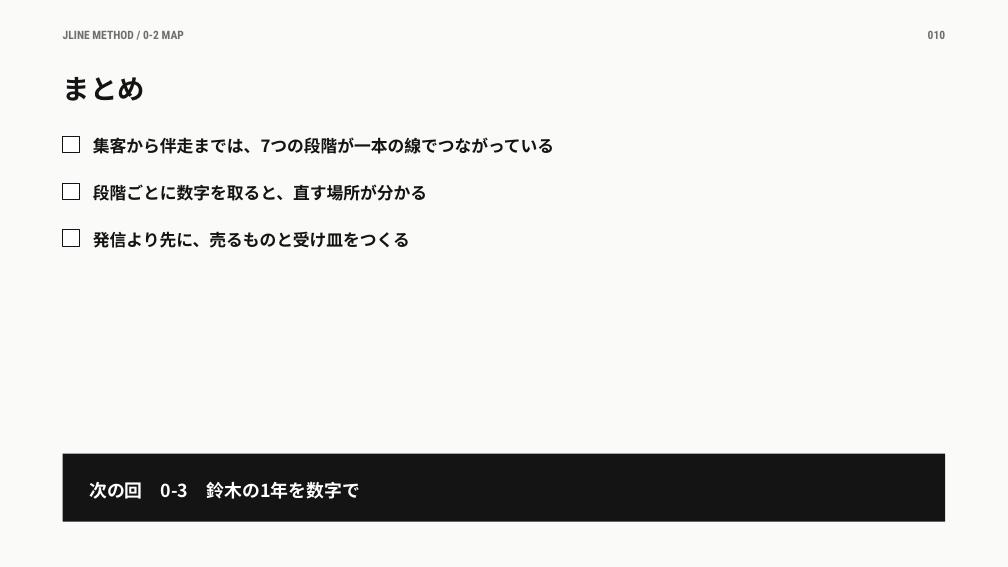
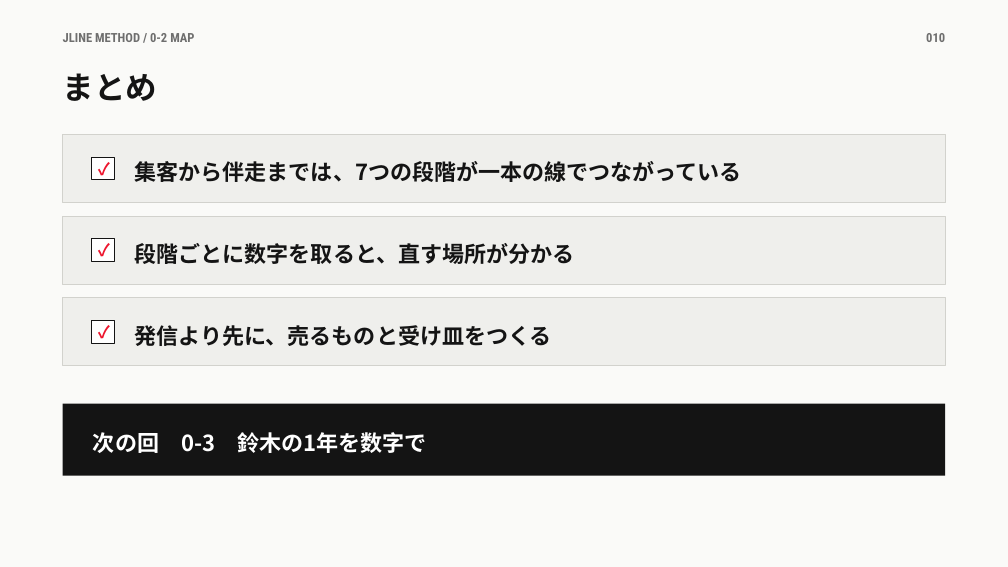
Before and after one commit to takafumisuzuki1117-sys/takafumi_suzuki, a slide deck: slide 10 of JLINEメソッド/教材/0章/0-2_全体の地図.pptx. Drawn at 1008x567 pixels with LibreOffice and Linux fonts; fonts in the diff are those of the drawing. Boxes give left, top, right and bottom in pixels: in the first picture for what was removed or moved away, otherwise in the second. Text is boxed around its words. In the diff, an @@ line names an element or a change of style, - is before the commit and + after.

```diff
--- a/JLINEメソッド/教材/0章/0-2_全体の地図.pptx
+++ b/JLINEメソッド/教材/0章/0-2_全体の地図.pptx
@@ text "JLINE METHOD / 0-2 MAP" at [63,33,194,42]: size 11 to 12 pt @@
@@ text "010" at [926,33,945,42]: size 11 to 12 pt @@
@@ text "まとめ" at [63,73,157,101]: size 26 to 30 pt; line spacing 1.25 to 1.2 @@
@@ rectangle removed at [63,136,79,153] @@
@@ rectangle added at [63,135,945,203], fill #EFEFEC, outline #D2D2CD 0.75 pt @@
@@ text "集客から伴走までは、7つの段階が一本の線でつながっている": place and size @@
-text "集客から伴走までは、7つの段階が一本の線でつながっている" at [93,137,554,154]
+text "集客から伴走までは、7つの段階が一本の線でつながっている" at [135,161,742,182]
@@ rectangle: place and size @@
-rectangle at [63,183,79,200]
+rectangle at [91,157,114,180]
@@ text added at [95,154,113,184], 16 pt, text #ED142C, bold @@
+✓
@@ rectangle added at [63,216,945,284], fill #EFEFEC, outline #D2D2CD 0.75 pt @@
@@ rectangle: place and size @@
-rectangle at [63,230,79,247]
+rectangle at [91,239,114,262]
@@ text added at [95,235,113,265], 16 pt, text #ED142C, bold @@
+✓
@@ text "段階ごとに数字を取ると、直す場所が分かる": place and size @@
-text "段階ごとに数字を取ると、直す場所が分かる" at [93,184,427,201]
+text "段階ごとに数字を取ると、直す場所が分かる" at [135,243,575,264]
@@ rectangle added at [63,298,945,366], fill #EFEFEC, outline #D2D2CD 0.75 pt @@
@@ size 16 to 21 pt; vertical alignment top to middle in 3 elements at [135,161,742,182], [135,243,575,264], [135,325,552,346] @@
@@ text "発信より先に、売るものと受け皿をつくる": place and size @@
-text "発信より先に、売るものと受け皿をつくる" at [93,231,410,248]
+text "発信より先に、売るものと受け皿をつくる" at [135,325,552,346]
@@ rectangle added at [91,321,114,343], fill #FFFFFF, outline #141414 0.75 pt @@
@@ text added at [95,317,113,347], 16 pt, text #ED142C, bold @@
+✓
@@ rectangle: place and size @@
-rectangle at [63,454,945,522]
+rectangle at [63,404,945,476]
@@ text "次の回 0-3 鈴木の1年を数字で": place and size @@
-text "次の回 0-3 鈴木の1年を数字で" at [89,482,360,499]
+text "次の回 0-3 鈴木の1年を数字で" at [93,432,426,453]
@@ text "次の回 0-3 鈴木の1年を数字で" at [93,432,426,453]: size 17 to 21 pt @@
```
Also in this commit, not shown: 9 other slides changed, 9 other files.
